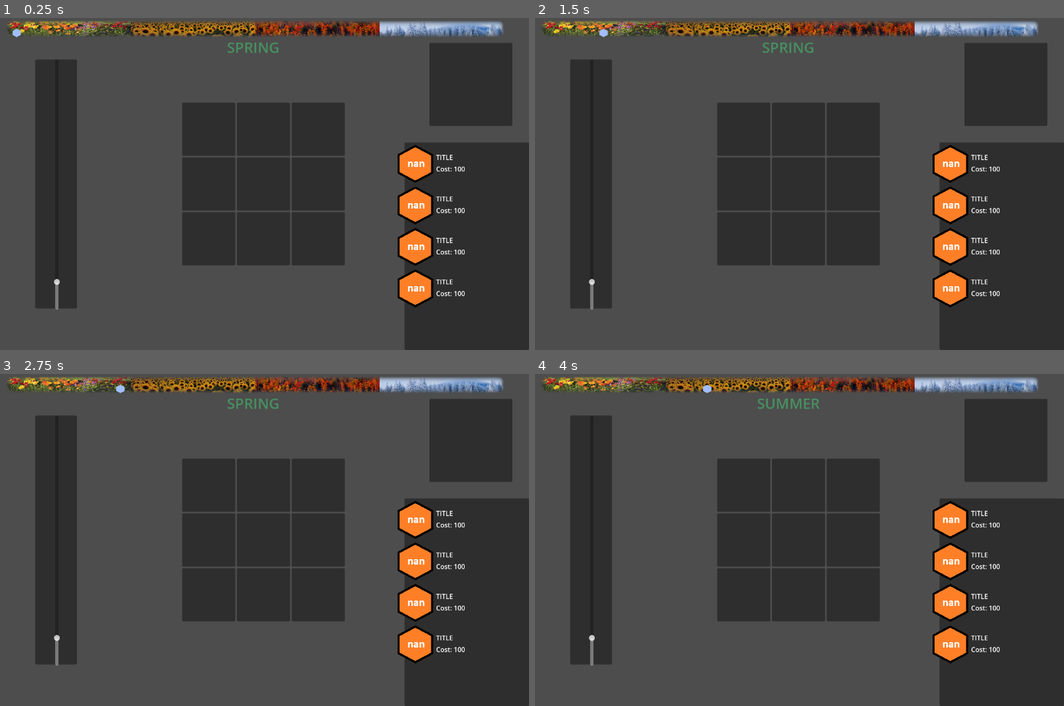
Above: before the commit, frames 1-4 (two rows, left to right).
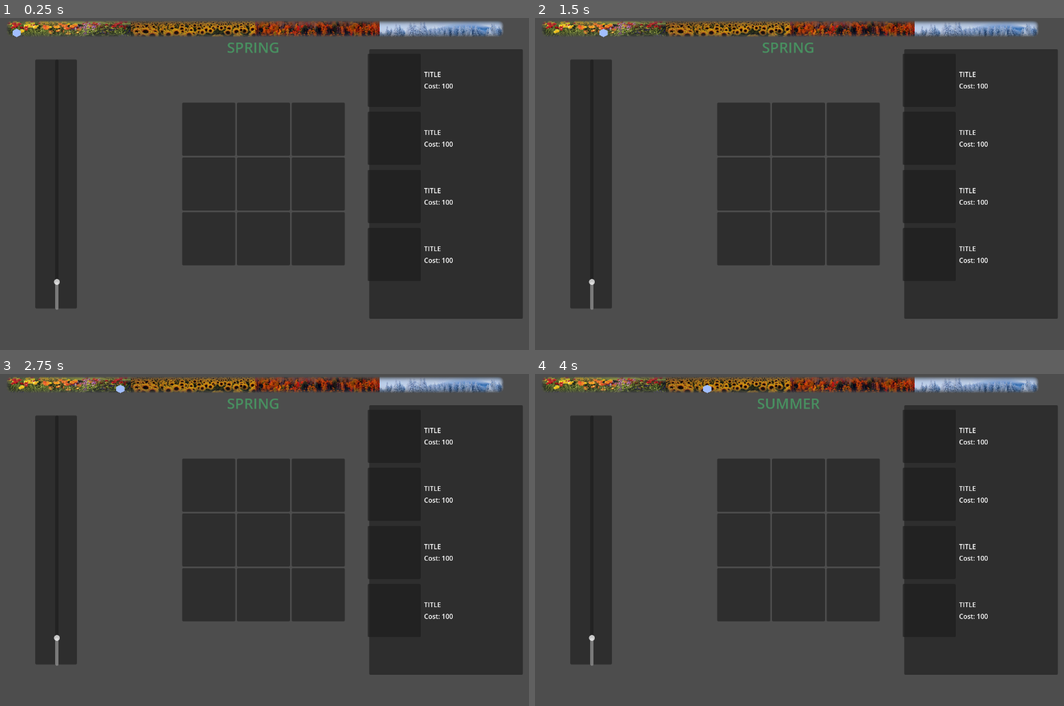
Above: after the commit, the same moments.

Repository: jintachi/GWJ85
Game: Godot game, scene res://scenes/main.tscn
The game is run twice, just before and just after one commit, with the same random seed, the same clock (stepped at 60 frames per second) and the same inputs.
Inputs (mouse positions are in pixels of both pictures, inside the frame that each line leads up to):
- Up to frame 1 (0.25 s): no input
- Up to frame 2 (1.5 s): move the mouse to (741, 130) at 0.52 s; hold E (turn_right) 0.53-1.28 s; click (741, 130) at 0.67 s; move the mouse to (799, 130) at 1.27 s; hold Q (turn_left) from 1.28 s (still down); click (799, 130) at 1.42 s
- Up to frame 3 (2.75 s): tap Enter at 2 s; move the mouse to (317, 486) at 2.02 s; release Q (turn_left) at 2.03 s; hold E (turn_right) from 2.03 s (still down); click (317, 486) at 2.17 s
- Up to frame 4 (4 s): tap Space at 2.75 s; move the mouse to (741, 540) at 2.77 s; click (741, 540) at 2.92 s; tap Enter at 3.5 s; move the mouse to (799, 540) at 3.52 s; release E (turn_right) at 3.53 s; hold Q (turn_left) from 3.53 s (still down); click (799, 540) at 3.67 s

The runs differ from the first frame. In frame 1, 14% of the frame differs, in the area x 69-100%, y 7-100%; in frame 2, 14%; in frame 3, 14%; in frame 4, 14%.

Commit message:
updated selectables

Diff:
--- a/scenes/main.tscn
+++ b/scenes/main.tscn
@@ -12,29 +12,37 @@
 [node name="UI" type="Node" parent="."]
 
 [node name="CenterContainer" type="CenterContainer" parent="UI"]
-anchors_preset = 3
+anchors_preset = 6
 anchor_left = 1.0
-anchor_top = 1.0
+anchor_top = 0.5
 anchor_right = 1.0
-anchor_bottom = 1.0
-offset_left = -280.0
-offset_top = -496.0
+anchor_bottom = 0.5
+offset_left = -400.0
+offset_top = -350.0
+offset_bottom = 350.0
 grow_horizontal = 0
-grow_vertical = 0
+grow_vertical = 2
 
 [node name="Panel" type="Panel" parent="UI/CenterContainer"]
-custom_minimum_size = Vector2(300, 500)
+custom_minimum_size = Vector2(370, 650)
 layout_mode = 2
 
 [node name="GridContainer" type="GridContainer" parent="UI/CenterContainer/Panel"]
 custom_minimum_size = Vector2(250, 400)
-layout_mode = 0
-offset_left = 25.0
-offset_top = 50.0
-offset_right = 275.0
-offset_bottom = 550.0
+layout_mode = 1
+anchors_preset = 8
+anchor_left = 0.5
+anchor_top = 0.5
+anchor_right = 0.5
+anchor_bottom = 0.5
+offset_left = -125.0
+offset_top = -250.0
+offset_right = 125.0
+offset_bottom = 250.0
+grow_horizontal = 2
+grow_vertical = 2
 theme_override_constants/h_separation = 100
-theme_override_constants/v_separation = 100
+theme_override_constants/v_separation = 140
 
 [node name="Purchasable" parent="UI/CenterContainer/Panel/GridContainer" instance=ExtResource("2_sugp2")]
 layout_mode = 2
@@ -46,18 +54,6 @@
 layout_mode = 2
 
 [node name="Purchasable4" parent="UI/CenterContainer/Panel/GridContainer" instance=ExtResource("2_sugp2")]
-layout_mode = 2
-
-[node name="CenterContainer3" type="CenterContainer" parent="UI"]
-anchors_preset = 1
-anchor_left = 1.0
-anchor_right = 1.0
-offset_left = -280.0
-offset_bottom = 321.0
-grow_horizontal = 0
-
-[node name="Panel" type="Panel" parent="UI/CenterContainer3"]
-custom_minimum_size = Vector2(200, 200)
 layout_mode = 2
 
 [node name="CenterContainer4" type="CenterContainer" parent="UI"]
--- a/scenes/purchasable.tscn
+++ b/scenes/purchasable.tscn
@@ -1,26 +1,35 @@
 [gd_scene load_steps=2 format=3 uid="uid://dovf40pax5p1w"]
 
-[ext_resource type="Texture2D" uid="uid://dj2x822d4unq0" path="res://assets/IMAGES/nan.png" id="1_xjlsm"]
+[ext_resource type="PackedScene" uid="uid://c44fogmclava" path="res://scenes/cell_system/tile.tscn" id="1_xjlsm"]
 
 [node name="Purchasable" type="Control"]
 layout_mode = 3
 anchors_preset = 0
 
-[node name="Sprite2D" type="Sprite2D" parent="."]
-texture = ExtResource("1_xjlsm")
+[node name="Tile" parent="." instance=ExtResource("1_xjlsm")]
+layout_mode = 1
+anchors_preset = 8
+anchor_left = 0.5
+anchor_top = 0.5
+anchor_right = 0.5
+anchor_bottom = 0.5
+offset_left = -64.0
+offset_top = -64.0
+grow_horizontal = 2
+grow_vertical = 2
 
 [node name="Title" type="RichTextLabel" parent="."]
 layout_mode = 0
-offset_left = 51.0
+offset_left = 72.0
 offset_top = -26.0
-offset_right = 173.0
+offset_right = 157.0
 offset_bottom = 7.0
 text = "TITLE"
 
 [node name="Cost" type="RichTextLabel" parent="."]
 layout_mode = 0
-offset_left = 51.0
+offset_left = 72.0
 offset_top = 2.0
-offset_right = 176.0
+offset_right = 157.0
 offset_bottom = 35.0
 text = "Cost: 100"
